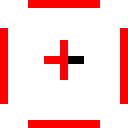
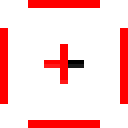
Revision of a layered 128 × 128 image; what changed, layer by layer:
painted on "Hull_rotating.png" over <box>44,40,84,84</box>
